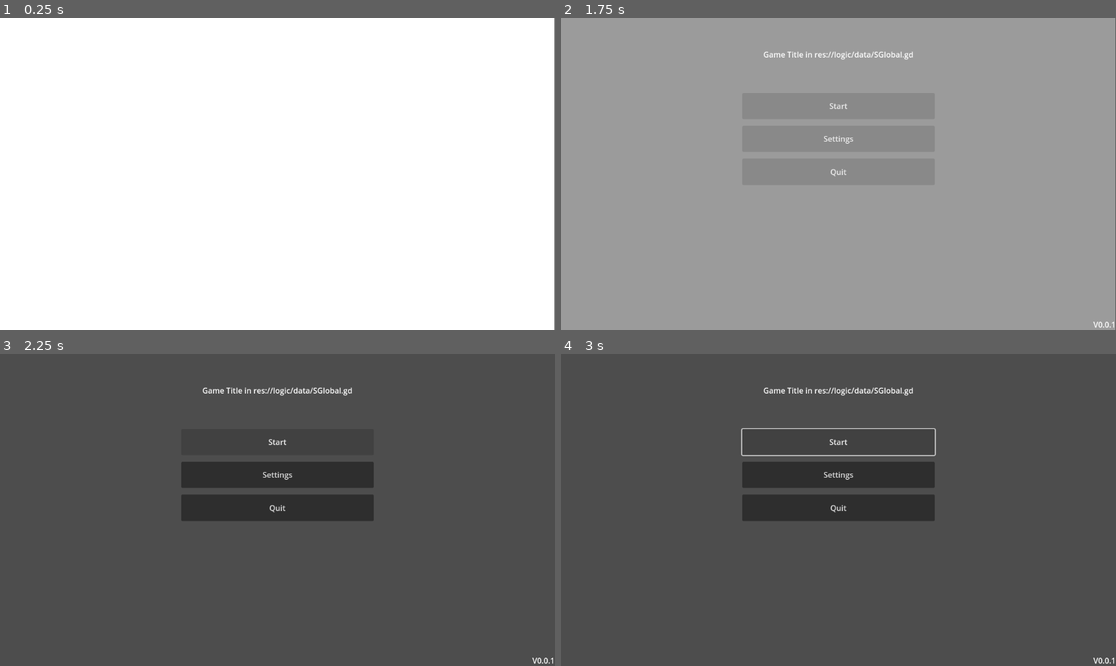
Above: before the commit, frames 1-4 (two rows, left to right).
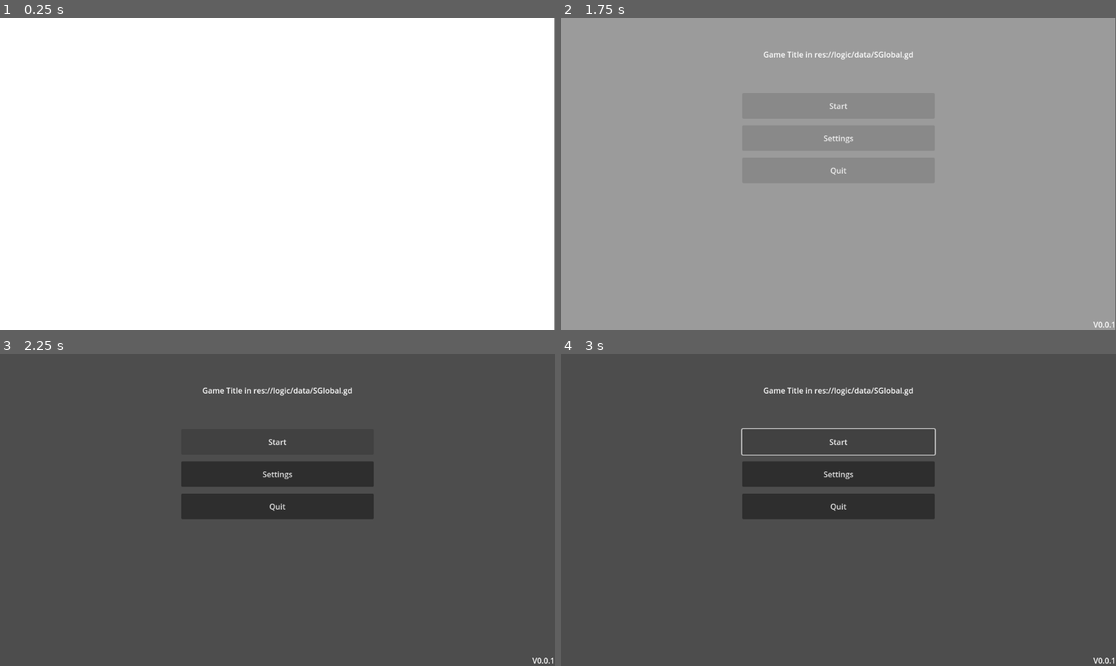
Above: after the commit, the same moments.

Repository: Duarterte/baseJam
Game: Godot game, scene res://miscellaneous/first_boot/intro.tscn
Same seed, same stepped clock (60 frames per second), same inputs: the game is played once before the commit and once after it. Video files are missing from this copy of the repository; at most half a second of black plays in their place.
Inputs:
- Up to frame 1 (0.25 s): no input
- Up to frame 2 (1.75 s): click "Settings" at 0.5 s; click "Start" at 1.25 s
- Up to frame 3 (2.25 s): click "Start" at 2 s
- Up to frame 4 (3 s): click "Start" at 2.75 s

Frame 1 is identical in both runs. In frame 2, less than 0.1% of the frame differs, in the area x 47-53%, y 37-51%; in frame 3, 0.4%; in frame 4, 0.6%, in the area x 32-68%, y 32-54%.

Commit message:
procedural player menu

Diff:
--- a/logic/configuration/ZVMmain.gd
+++ b/logic/configuration/ZVMmain.gd
@@ -4,9 +4,6 @@
 # Called when the node enters the scene tree for the first time.
 func _ready():
 	pass # Replace with function body.
-
-
-# Called every frame. 'delta' is the elapsed time since the previous frame.
 func _process(delta):
 	if SGlobal.config[SGlobal.SHOWFPS]:
 		$FPS.text = str(Engine.get_frames_per_second())
--- a/logic/data/SGlobal.gd
+++ b/logic/data/SGlobal.gd
@@ -4,15 +4,25 @@
 var version: String  = "V0.0.1"
 var firstBoot: bool  = true
 var config: Array[bool]
+var configValues: Dictionary
+
 enum {
 	FIRSTBOOT,
-	SHOWFPS
+	SHOWFPS,
+	SENSIVITY
 }
+
 func initialConfig(numberOfConfigs: int) -> void:
 	config.resize(numberOfConfigs)
 	config[FIRSTBOOT] = true
 	config[SHOWFPS]   = false
+	config[SENSIVITY] = false
 
 func _ready():
-	initialConfig(2)
+	initialConfig(3)
 	print(gameName + " " + version)
+
+func setSensivity(sensv):
+	config[SENSIVITY] = true
+	configValues[SENSIVITY] = sensv
+	return sensv
--- a/logic/ui/MainMenu.gd
+++ b/logic/ui/MainMenu.gd
@@ -3,6 +3,7 @@
 @onready var versionLabel: Label = $versionLabel
 # Called when the node enters the scene tree for the first time.
 func _ready():
+	Input.mouse_mode = Input.MOUSE_MODE_CONFINED
 	if SGlobal.gameName: gametTilteLabel.text = SGlobal.gameName
 	if SGlobal.gameName: versionLabel.text    = SGlobal.version
 	if SGlobal.config[SGlobal.FIRSTBOOT]:
@@ -16,6 +17,5 @@
 func _on_quit_pressed():
 	get_tree().quit()
 
-
 func _on_settings_pressed():
 	get_tree().change_scene_to_file("res://logic/ui/settings.tscn")
--- a/logic/ui/MainMenu.tscn
+++ b/logic/ui/MainMenu.tscn
@@ -109,6 +109,9 @@
 layout_mode = 2
 text = "Quit"
 
+[node name="MarginContainer4" type="MarginContainer" parent="VBoxContainer"]
+layout_mode = 2
+
 [node name="versionLabel" type="Label" parent="."]
 layout_mode = 1
 anchors_preset = 3
--- a/logic/ui/settings.gd
+++ b/logic/ui/settings.gd
@@ -1,11 +1,61 @@
 extends Control
-
+@onready var sensText: LineEdit = $ZVmain/VBoxContainer/MarginContainer3/HSplitContainer/sensText
+var sesivityRangeVal: float
 func _ready():
 	$ZVmain/VBoxContainer/MarginContainer/HSplitContainer/CheckButton.button_pressed = SGlobal.config[SGlobal.SHOWFPS]
-
+	if SGlobal.config[SGlobal.SENSIVITY]:
+		sensText.text = str(SGlobal.configValues[SGlobal.SENSIVITY])
+	else:
+		sensText.text = str(0.2)
 func _on_back_btn_pressed():
 	get_tree().change_scene_to_file("res://logic/rootScn.tscn")
 
 
 func _on_check_button_toggled(toggled_on):
 	SGlobal.config[SGlobal.SHOWFPS] = toggled_on
+
+
+func _on_h_slider_value_changed(value):
+	sesivityRangeVal = value
+	sensText.text = str(value)
+
+
+func _on_h_slider_drag_ended(value_changed):
+	SGlobal.config[SGlobal.SENSIVITY] = true
+	SGlobal.configValues[SGlobal.SENSIVITY] = sesivityRangeVal
+
+
+func _on_sens_text_text_changed(new_text):
+	var sensivity:float = float(new_text)
+	if sensivity>0:
+		$ZVmain/VBoxContainer/MarginContainer3/HSplitContainer/HSlider.value = sensivity
+		SGlobal.config[SGlobal.SENSIVITY] = true
+		SGlobal.configValues[SGlobal.SENSIVITY] = sensivity
+
+
+
+
+
+
+
+
+
+func _on_sens_text_gui_input(event):
+	var mouseClicks:int = 0
+	if event.is_action("ui_accept") or event.is_action("ui_cancel"):
+			sensText.deselect()
+			sensText.release_focus()
+
+
+
+
+func _on_v_box_container_gui_input(event):
+	if event is InputEventMouseButton:
+		sensText.deselect()
+		sensText.release_focus()
+
+
+func _on_z_vmain_gui_input(event):
+	if event is InputEventMouseButton:
+		sensText.deselect()
+		sensText.release_focus()
--- a/logic/ui/settings.tscn
+++ b/logic/ui/settings.tscn
@@ -34,10 +34,7 @@
 [node name="MarginContainer" type="MarginContainer" parent="ZVmain/VBoxContainer"]
 layout_mode = 2
 size_flags_vertical = 3
-theme_override_constants/margin_left = 30
-theme_override_constants/margin_top = 50
-theme_override_constants/margin_right = 30
-theme_override_constants/margin_bottom = 50
+theme_override_constants/margin_bottom = 10
 
 [node name="HSplitContainer" type="HSplitContainer" parent="ZVmain/VBoxContainer/MarginContainer"]
 layout_mode = 2
@@ -53,11 +50,32 @@
 text = "Show FPS"
 horizontal_alignment = 1
 
+[node name="MarginContainer3" type="MarginContainer" parent="ZVmain/VBoxContainer"]
+layout_mode = 2
+theme_override_constants/margin_left = 10
+theme_override_constants/margin_top = 10
+theme_override_constants/margin_right = 0
+theme_override_constants/margin_bottom = 10
+
+[node name="HSplitContainer" type="HSplitContainer" parent="ZVmain/VBoxContainer/MarginContainer3"]
+layout_mode = 2
+
+[node name="sensText" type="LineEdit" parent="ZVmain/VBoxContainer/MarginContainer3/HSplitContainer"]
+layout_mode = 2
+alignment = 1
+
+[node name="HSlider" type="HSlider" parent="ZVmain/VBoxContainer/MarginContainer3/HSplitContainer"]
+custom_minimum_size = Vector2(0.955, 0)
+layout_mode = 2
+size_flags_vertical = 1
+min_value = 0.025
+max_value = 10.5
+step = 0.025
+value = 0.2
+
 [node name="MarginContainer2" type="MarginContainer" parent="ZVmain/VBoxContainer"]
 layout_mode = 2
 size_flags_vertical = 3
-theme_override_constants/margin_left = 30
-theme_override_constants/margin_right = 30
 
 [node name="HSplitContainer" type="HSplitContainer" parent="ZVmain/VBoxContainer/MarginContainer2"]
 layout_mode = 2
@@ -73,5 +91,12 @@
 layout_mode = 2
 text = "Go Back"
 
+[connection signal="gui_input" from="ZVmain" to="." method="_on_z_vmain_gui_input"]
+[connection signal="gui_input" from="ZVmain/VBoxContainer" to="." method="_on_v_box_container_gui_input"]
 [connection signal="toggled" from="ZVmain/VBoxContainer/MarginContainer/HSplitContainer/CheckButton" to="." method="_on_check_button_toggled"]
+[connection signal="mouse_exited" from="ZVmain/VBoxContainer/MarginContainer3" to="." method="_on_margin_container_3_mouse_exited"]
+[connection signal="gui_input" from="ZVmain/VBoxContainer/MarginContainer3/HSplitContainer/sensText" to="." method="_on_sens_text_gui_input"]
+[connection signal="text_changed" from="ZVmain/VBoxContainer/MarginContainer3/HSplitContainer/sensText" to="." method="_on_sens_text_text_changed"]
+[connection signal="drag_ended" from="ZVmain/VBoxContainer/MarginContainer3/HSplitContainer/HSlider" to="." method="_on_h_slider_drag_ended"]
+[connection signal="value_changed" from="ZVmain/VBoxContainer/MarginContainer3/HSplitContainer/HSlider" to="." method="_on_h_slider_value_changed"]
 [connection signal="pressed" from="ZVmain/VBoxContainer/MarginContainer2/HSplitContainer/PanelContainer/back_btn" to="." method="_on_back_btn_pressed"]
--- a/project.godot
+++ b/project.godot
@@ -35,6 +35,46 @@
 "res://world/": "orange"
 }
 
+[input]
+
+ui_left={
+"deadzone": 0.5,
+"events": [Object(InputEventKey,"resource_local_to_scene":false,"resource_name":"","device":0,"window_id":0,"alt_pressed":false,"shift_pressed":false,"ctrl_pressed":false,"meta_pressed":false,"pressed":false,"keycode":4194319,"physical_keycode":0,"key_label":0,"unicode":0,"echo":false,"script":null)
+, Object(InputEventJoypadButton,"resource_local_to_scene":false,"resource_name":"","device":0,"button_index":13,"pressure":0.0,"pressed":false,"script":null)
+, Object(InputEventJoypadMotion,"resource_local_to_scene":false,"resource_name":"","device":0,"axis":0,"axis_value":-1.0,"script":null)
+, Object(InputEventKey,"resource_local_to_scene":false,"resource_name":"","device":-1,"window_id":0,"alt_pressed":false,"shift_pressed":false,"ctrl_pressed":false,"meta_pressed":false,"pressed":false,"keycode":0,"physical_keycode":65,"key_label":0,"unicode":97,"echo":false,"script":null)
+]
+}
+ui_right={
+"deadzone": 0.5,
+"events": [Object(InputEventKey,"resource_local_to_scene":false,"resource_name":"","device":0,"window_id":0,"alt_pressed":false,"shift_pressed":false,"ctrl_pressed":false,"meta_pressed":false,"pressed":false,"keycode":4194321,"physical_keycode":0,"key_label":0,"unicode":0,"echo":false,"script":null)
+, Object(InputEventJoypadButton,"resource_local_to_scene":false,"resource_name":"","device":0,"button_index":14,"pressure":0.0,"pressed":false,"script":null)
+, Object(InputEventJoypadMotion,"resource_local_to_scene":false,"resource_name":"","device":0,"axis":0,"axis_value":1.0,"script":null)
+, Object(InputEventKey,"resource_local_to_scene":false,"resource_name":"","device":-1,"window_id":0,"alt_pressed":false,"shift_pressed":false,"ctrl_pressed":false,"meta_pressed":false,"pressed":false,"keycode":0,"physical_keycode":68,"key_label":0,"unicode":100,"echo":false,"script":null)
+]
+}
+ui_up={
+"deadzone": 0.5,
+"events": [Object(InputEventKey,"resource_local_to_scene":false,"resource_name":"","device":0,"window_id":0,"alt_pressed":false,"shift_pressed":false,"ctrl_pressed":false,"meta_pressed":false,"pressed":false,"keycode":4194320,"physical_keycode":0,"key_label":0,"unicode":0,"echo":false,"script":null)
+, Object(InputEventJoypadButton,"resource_local_to_scene":false,"resource_name":"","device":0,"button_index":11,"pressure":0.0,"pressed":false,"script":null)
+, Object(InputEventJoypadMotion,"resource_local_to_scene":false,"resource_name":"","device":0,"axis":1,"axis_value":-1.0,"script":null)
+, Object(InputEventKey,"resource_local_to_scene":false,"resource_name":"","device":-1,"window_id":0,"alt_pressed":false,"shift_pressed":false,"ctrl_pressed":false,"meta_pressed":false,"pressed":false,"keycode":0,"physical_keycode":87,"key_label":0,"unicode":119,"echo":false,"script":null)
+]
+}
+ui_down={
+"deadzone": 0.5,
+"events": [Object(InputEventKey,"resource_local_to_scene":false,"resource_name":"","device":0,"window_id":0,"alt_pressed":false,"shift_pressed":false,"ctrl_pressed":false,"meta_pressed":false,"pressed":false,"keycode":4194322,"physical_keycode":0,"key_label":0,"unicode":0,"echo":false,"script":null)
+, Object(InputEventJoypadButton,"resource_local_to_scene":false,"resource_name":"","device":0,"button_index":12,"pressure":0.0,"pressed":false,"script":null)
+, Object(InputEventJoypadMotion,"resource_local_to_scene":false,"resource_name":"","device":0,"axis":1,"axis_value":1.0,"script":null)
+, Object(InputEventKey,"resource_local_to_scene":false,"resource_name":"","device":-1,"window_id":0,"alt_pressed":false,"shift_pressed":false,"ctrl_pressed":false,"meta_pressed":false,"pressed":false,"keycode":0,"physical_keycode":83,"key_label":0,"unicode":115,"echo":false,"script":null)
+]
+}
+mainMenu={
+"deadzone": 0.5,
+"events": [Object(InputEventKey,"resource_local_to_scene":false,"resource_name":"","device":-1,"window_id":0,"alt_pressed":false,"shift_pressed":false,"ctrl_pressed":false,"meta_pressed":false,"pressed":false,"keycode":0,"physical_keycode":4194305,"key_label":0,"unicode":0,"echo":false,"script":null)
+]
+}
+
 [rendering]
 
 renderer/rendering_method="gl_compatibility"
Not shown, changed: addons/zl_init_plugin/AddonDock.tscn
Not shown, changed: addons/zl_init_plugin/addonScript.gd
Binary file removed: addons/zl_init_plugin/heart.png
Not shown, removed: addons/zl_init_plugin/heart.png.import
